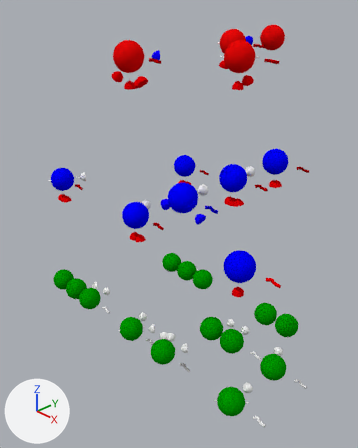
A saved change to the Blender file gs-doc/arrowtarget.blend.
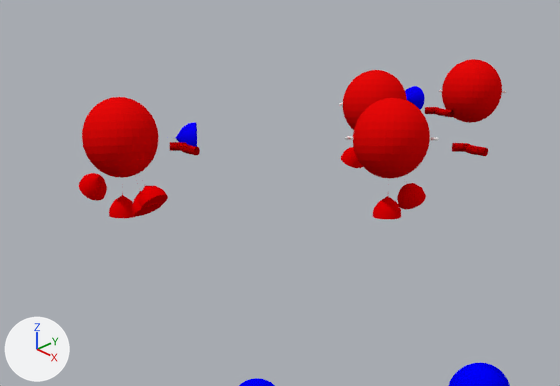
The first picture shows the older version from a 50 mm camera at (26.1, -20.7, 3.5) aimed at (-0.5, 5.0, -15.3). The close-ups show both versions on the part from 22% to 86% of the width and 0% to 35% of the height of that picture; other places that the commit changed are outside them. Every picture has the same lights, and +X, +Y and +Z are marked at lower left.

In view in the first close-up: 'ArrowTarget.002', 'ArrowTarget.004', 'ArrowTarget.005', 'ArrowTarget.006', 'ArrowTarget.024', 'ArrowTarget.026', 'Sphere', 'Sphere.005', 'Sphere.006', 'Sphere.007', 'Sphere.021'.
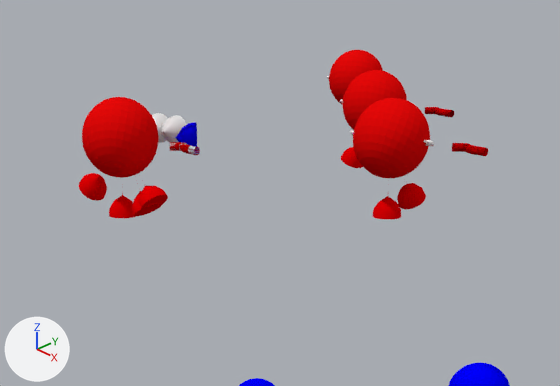
ob_metaattribute is not drawn itself; it is the parent of ob_text_005.

The change, as a diff of the scene's bpy script:
```diff
--- a/gs-doc/arrowtarget.blend.py
+++ b/gs-doc/arrowtarget.blend.py
@@ cu_beziercurve_034 @@
+cu_beziercurve_034 = bpy.data.curves.new('BezierCurve.034', 'CURVE')
+cu_beziercurve_034.dimensions = '3D'
+_sp = cu_beziercurve_034.splines.new('BEZIER'); _sp.bezier_points.add(1)
+_sp.bezier_points.foreach_set('co', [-1.0, 0.0229, 0.0, 0.00553, 0.0262, 0.0])
+_sp.bezier_points.foreach_set('handle_left', [-1.5, -0.477, 0.0, -0.994, 0.0262, 0.0])
+_sp.bezier_points.foreach_set('handle_right', [-0.5, 0.523, 0.0, 1.006, 0.0262, 0.0])
+for _p, _l, _r in zip(_sp.bezier_points, ['ALIGNED', 'ALIGNED'], ['ALIGNED', 'ALIGNED']): _p.handle_left_type = _l; _p.handle_right_type = _r
+_sp.order_u = 0
+_sp.order_v = 0
+_sp.resolution_u = 1
+cu_beziercurve_034.use_path = True
+cu_beziercurve_034.use_path_clamp = True
+cu_beziercurve_034.bevel_mode = 'OBJECT'
+cu_beziercurve_034.bevel_resolution = 0
+cu_beziercurve_034.fill_mode = 'HALF'
+cu_beziercurve_034.bevel_object = ob_arrowbodycircle
@@ cu_beziercurve_091 @@
+cu_beziercurve_091 = bpy.data.curves.new('BezierCurve.091', 'CURVE')
+cu_beziercurve_091.dimensions = '3D'
+_sp = cu_beziercurve_091.splines.new('BEZIER'); _sp.bezier_points.add(1)
+_sp.bezier_points.foreach_set('co', [-0.0123, 0.0, 0.0, 1.999, 0.0000165, 0.0])
+_sp.bezier_points.foreach_set('handle_left', [-0.798, 0.0, 0.0, 1.214, 0.00001, 0.0])
+_sp.bezier_points.foreach_set('handle_right', [0.773, 0.0, 0.0, 2.785, 0.0000229, 0.0])
+for _p, _l, _r in zip(_sp.bezier_points, ['AUTO', 'AUTO'], ['AUTO', 'AUTO']): _p.handle_left_type = _l; _p.handle_right_type = _r
+_sp.order_u = 0
+_sp.order_v = 0
+_sp.resolution_u = 2
+cu_beziercurve_091.use_path = True
+cu_beziercurve_091.use_path_clamp = True
+cu_beziercurve_091.bevel_mode = 'OBJECT'
+cu_beziercurve_091.bevel_resolution = 0
+cu_beziercurve_091.fill_mode = 'HALF'
+cu_beziercurve_091.use_fill_caps = True
+cu_beziercurve_091.bevel_object = ob_arrowtargetcircle
+cu_beziercurve_091.taper_object = ob_arrowtargetform
@@ cu_beziercurve_093 @@
+cu_beziercurve_093 = bpy.data.curves.new('BezierCurve.093', 'CURVE')
+cu_beziercurve_093.dimensions = '3D'
+_sp = cu_beziercurve_093.splines.new('BEZIER'); _sp.bezier_points.add(1)
+_sp.bezier_points.foreach_set('co', [-0.0123, 0.0, 0.0, 1.999, 0.0000165, 0.0])
+_sp.bezier_points.foreach_set('handle_left', [-0.798, 0.0, 0.0, 1.214, 0.00001, 0.0])
+_sp.bezier_points.foreach_set('handle_right', [0.773, 0.0, 0.0, 2.785, 0.0000229, 0.0])
+for _p, _l, _r in zip(_sp.bezier_points, ['AUTO', 'AUTO'], ['AUTO', 'AUTO']): _p.handle_left_type = _l; _p.handle_right_type = _r
+_sp.order_u = 0
+_sp.order_v = 0
+_sp.resolution_u = 2
+cu_beziercurve_093.use_path = True
+cu_beziercurve_093.use_path_clamp = True
+cu_beziercurve_093.bevel_mode = 'OBJECT'
+cu_beziercurve_093.bevel_resolution = 0
+cu_beziercurve_093.fill_mode = 'HALF'
+cu_beziercurve_093.use_fill_caps = True
+cu_beziercurve_093.bevel_object = ob_arrowtargetcircle
+cu_beziercurve_093.taper_object = ob_arrowtargetform
@@ ob_metaattribute @@
 ob_metaattribute.location = (5.0, 5.0, -1.355)
-ob_metaattribute.rotation_euler = (-0.163, 0.0, 0.737)  # degrees (-9.3, 0, 42)
+ob_metaattribute.rotation_euler = (-0.622, 0.0, 0.167)  # degrees (-36, 0, 9.6)
@@ ob_sphere_007 @@
 ob_sphere_007 = bpy.data.objects.new('Sphere.007', me_sphere_007)
-ob_sphere_007.location = (0.16, 15.0, -1.36)
-ob_sphere_007.rotation_euler = (-0.115, 0.0, 0.65)  # degrees (-6.6, 0, 37)
+ob_sphere_007.location = (-5.0, 15.0, -1.36)
+ob_sphere_007.rotation_euler = (-0.374, 0.0, 0.463)  # degrees (-21, 0, 27)
@@ ob_arrowtarget_026 @@
 ob_arrowtarget_026.location = (0.16, 9.99, -1.36)
-ob_arrowtarget_026.rotation_euler = (0.0, 0.0, 1.57)  # degrees (0, 0, 90)
+ob_arrowtarget_026.rotation_euler = (0.0, 0.0, 2.37)  # degrees (0, 0, 136)
@@ ob_arrowbody_016 @@
+ob_arrowbody_016 = bpy.data.objects.new('ArrowBody.016', cu_beziercurve_034)
+ob_arrowbody_016.parent = ob_enginemetaattribute
+ob_arrowbody_016.location = (2.997, -0.0231, -0.0000596)
@@ ob_arrowtarget_041 @@
+ob_arrowtarget_041 = bpy.data.objects.new('ArrowTarget.041', cu_beziercurve_091)
+ob_arrowtarget_041.location = (0.0, -0.01, -1.36)
+ob_arrowtarget_041.rotation_euler = (0.0, 0.0, 1.555)  # degrees (0, 0, 89)
@@ ob_arrowtarget_042 @@
+ob_arrowtarget_042 = bpy.data.objects.new('ArrowTarget.042', cu_beziercurve_093)
+ob_arrowtarget_042.location = (0.0, -0.01, -1.36)
+ob_arrowtarget_042.rotation_euler = (0.0, 0.0, 1.892)  # degrees (0, 0, 108)
```

Pixel boxes [x1, y1, x2, y2] of what changed, in the close-ups (560 x 386 px):
'Sphere.007', moved, turned
    before: [442, 59, 502, 123]
    after: [329, 50, 383, 105]
'ArrowTarget.041', added
    after: [162, 115, 186, 143]
'ArrowTarget.026', turned (not visible afterwards)
    before: [405, 86, 425, 109]
'ArrowTarget.042', added
    after: [152, 113, 168, 143]
'Text.005', turned
    before: [345, 136, 439, 140]
    after: [349, 130, 435, 146]
'ArrowBody.016', added
    after: [170, 143, 200, 155]
